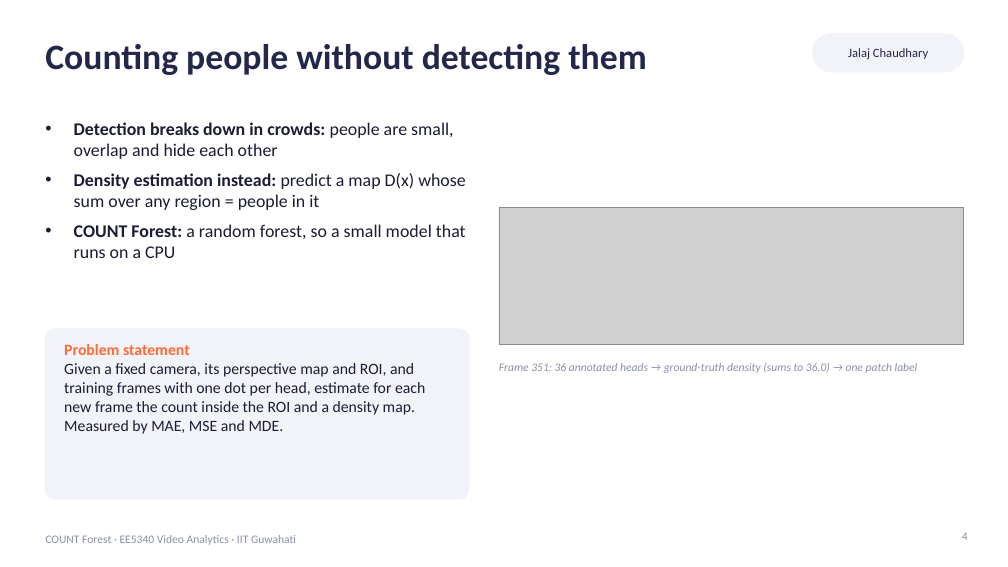
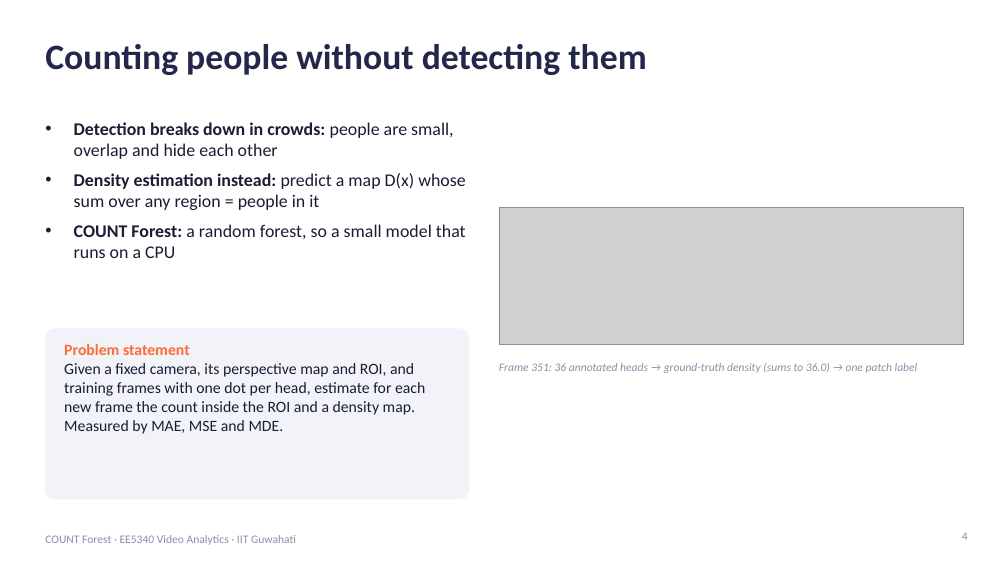
Before and after one commit to jalaj-chaudhary/count-forest-crowd-counting, a slide deck: slide 4 of ppt/COUNT_Forest_presentation.pptx. Drawn at 1008x567 pixels with LibreOffice and Linux fonts; fonts in the diff are those of the drawing; grey boxes stand for pictures. Boxes give left, top, right and bottom in pixels: in the first picture for what was removed or moved away, otherwise in the second. Text is boxed around its words. In the diff, an @@ line names an element or a change of style, - is before the commit and + after.

```diff
--- a/ppt/COUNT_Forest_presentation.pptx
+++ b/ppt/COUNT_Forest_presentation.pptx
@@ rounded rectangle removed at (x1=813, y1=34, x2=964, y2=72) @@
@@ text removed at (x1=848, y1=48, x2=928, y2=59) @@
-Jalaj Chaudhary
```
Also in this commit, not shown: 24 other slides changed, 1 other file.
